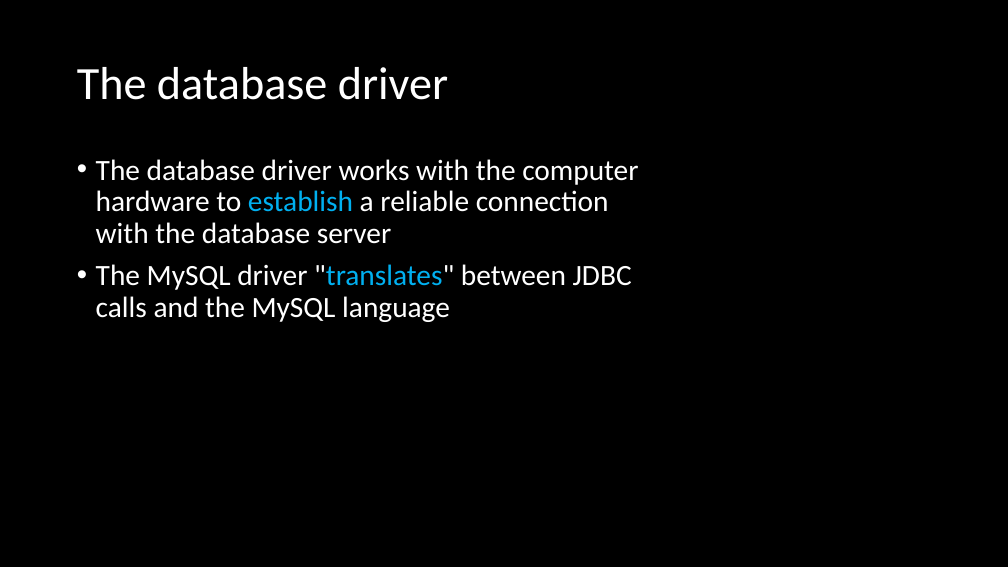
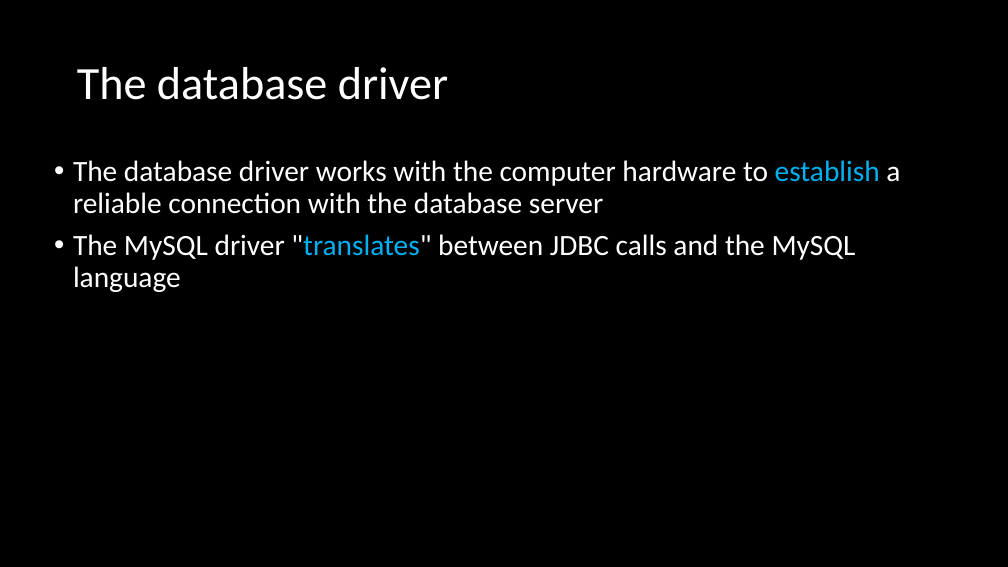
Before and after one commit to ckiefriter1/PT-BESD, a slide deck: slide 9 of Week7/W1.06. Connect to the Database.pptx. Drawn at 1008x567 pixels with LibreOffice and Linux fonts; fonts in the diff are those of the drawing. Boxes give left, top, right and bottom in pixels: in the first picture for what was removed or moved away, otherwise in the second. Text is boxed around its words. In the diff, an @@ line names an element or a change of style, - is before the commit and + after.

```diff
--- a/Week7/W1.06. Connect to the Database.pptx
+++ b/Week7/W1.06. Connect to the Database.pptx
@@ text "The database driver works with ..." rewrapped from [96,159,638,322] to [73,160,900,292] @@
```
Also in this commit, not shown: 5 other slides changed, 5 other files.
